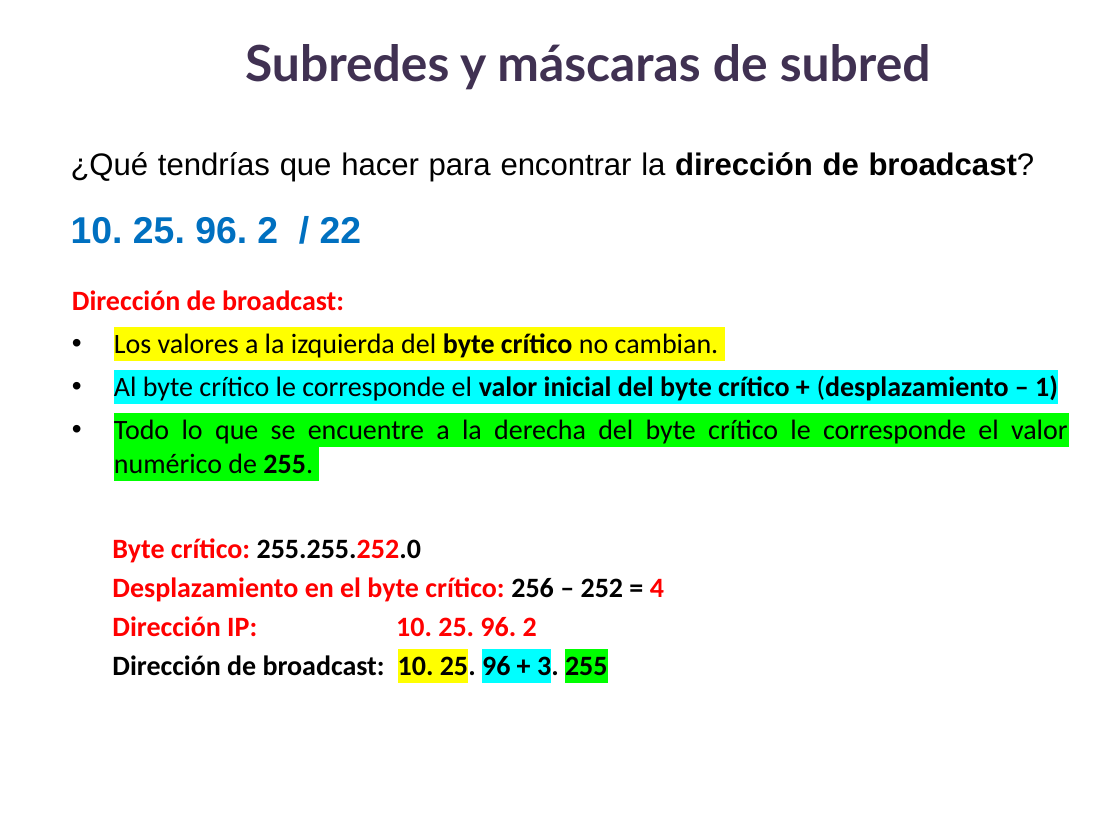
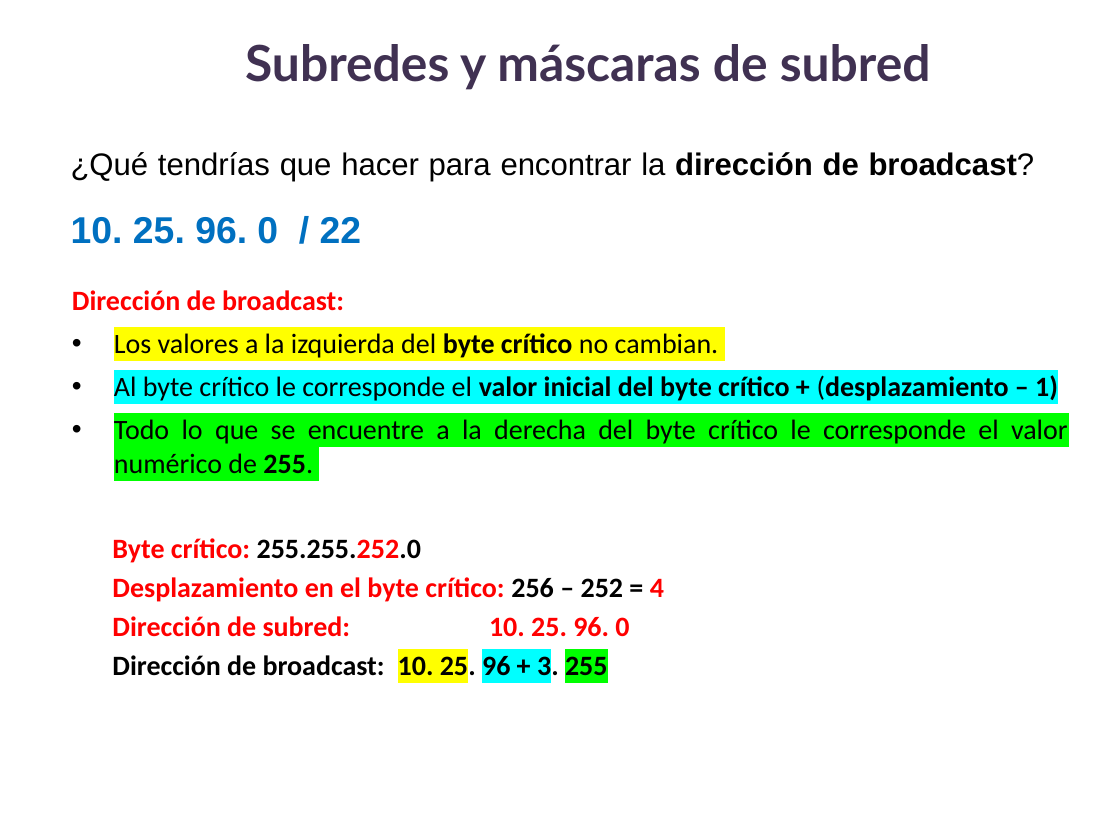
Before and after one commit to lizetheP/WAN, a slide deck: slide 15 of Calendario2024/Presentaciones/1_DireccionamientoIPv4.pptx. Drawn at 1120x840 pixels with LibreOffice and Linux fonts; fonts in the diff are those of the drawing. Boxes give left, top, right and bottom in pixels: in the first picture for what was removed or moved away, otherwise in the second. Text is boxed around its words. In the diff, an @@ line names an element or a change of style, - is before the commit and + after.

```diff
--- a/Calendario2024/Presentaciones/1_DireccionamientoIPv4.pptx
+++ b/Calendario2024/Presentaciones/1_DireccionamientoIPv4.pptx
@@ text at (x1=71, y1=152, x2=1035, y2=244): text changed @@
-¿Qué tendrías que hacer para encontrar la dirección de broadcast? 10. 25. 96. 2 / 22
+¿Qué tendrías que hacer para encontrar la dirección de broadcast? 10. 25. 96. 0 / 22
@@ text at (x1=112, y1=616, x2=629, y2=637): text changed @@
-Dirección IP: 10. 25. 96. 2
+Dirección de subred: 10. 25. 96. 0
```
Also in this commit, not shown: 2 other files.
